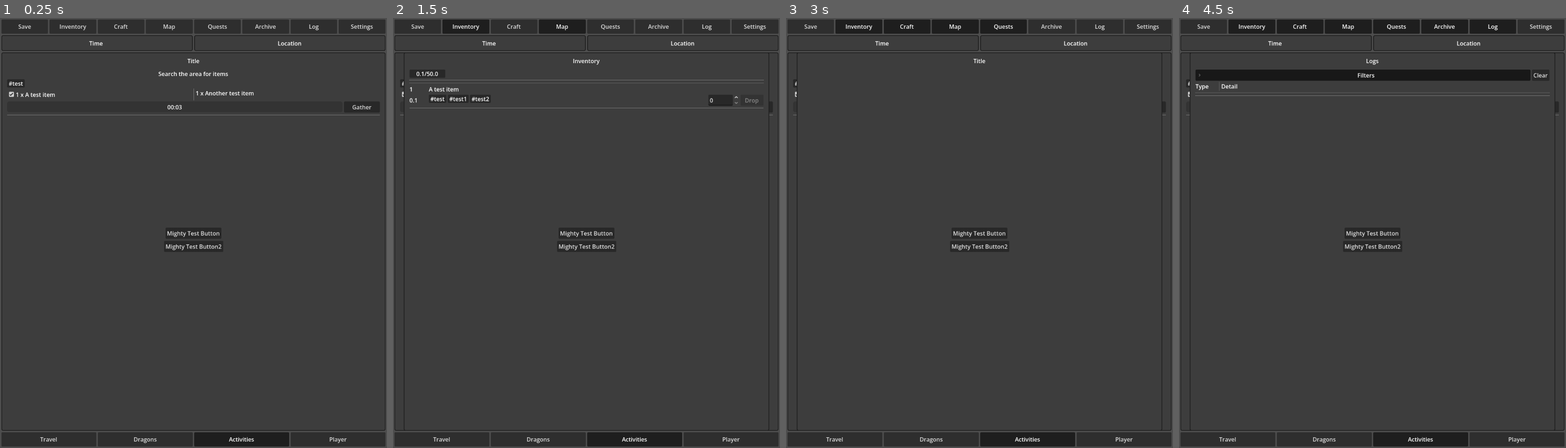
Above: before the commit, frames 1-4 (left to right).
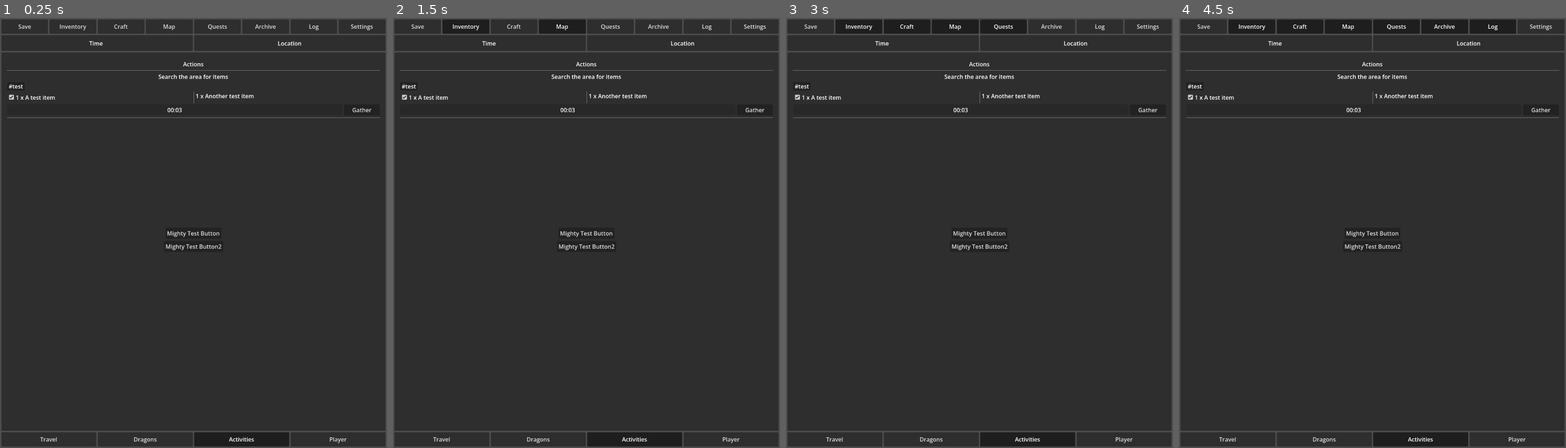
Above: after the commit, the same moments.

Repository: PixelFromTheMixery/codex-eletia
Game: Godot game, scene res://scenes/control_base.tscn
Same seed, same stepped clock (60 frames per second), same inputs: the game is played once before the commit and once after it.
Inputs:
- Up to frame 1 (0.25 s): no input
- Up to frame 2 (1.5 s): click "Map" at 0.5 s; click "Inventory" at 1.25 s
- Up to frame 3 (3 s): click "Craft" at 2 s; click "Quests" at 2.75 s
- Up to frame 4 (4.5 s): click "Archive" at 3.5 s; click "Log" at 4.25 s

The runs differ from the first frame. In frame 1, 1.0% of the frame differs, in the area x 1-99%, y 9-24%; in frame 2, 1.4%; in frame 3, 0.8%; in frame 4, 1.2%.
Error after the commit: Parse Error: Preload file "res://assets/button_group_main.tres" does not exist. (res://scripts/UI/view_manager.gd:8)

Commit message:
JSON validation, and tile class progress

Diff:
--- a/data/actions.json
+++ b/data/actions.json
@@ -18,7 +18,7 @@
 			}
 		],
 		"tags": [
-			"test_action"
+			"test action"
 		]
 	}
 }
--- a/data/actions.schema.json
+++ /dev/null
@@ -1,40 +0,0 @@
-{
-	"$schema": "https://json-schema.org/draft/2020-12/schema",
-	"$id": "urn:actions",
-	"title": "Action Entries",
-	"description": "Checked acceptable",
-	"type": "object",
-	"propertyNames": {
-		"pattern": "^[A-Z][a-z0-9]+(?:[A-Z][a-z0-9]+)*$"
-	},
-	"additionalProperties": {
-		"type": "object",
-		"properties": {
-			"action_name": {
-				"type": "string"
-			},
-			"action": {
-				"type": "string"
-			},
-			"time": {
-				"type": "number"
-			},
-			"reqs": {
-				"$ref": "urn:shared#/$defs/exchange"
-			},
-			"rews": {
-				"$ref": "urn:shared#/$defs/exchange"
-			},
-			"tags": {
-				"$ref": "urn:shared#/$defs/tags"
-			}
-		},
-		"required": [
-			"action_name",
-			"action",
-			"reqs",
-			"rews",
-			"tags"
-		]
-	}
-}
--- a/data/items.schema.json
+++ /dev/null
@@ -1,29 +0,0 @@
-{
-	"$schema": "https://json-schema.org/draft/2020-12/schema",
-	"$id": "urn:items",
-	"title": "Item Entries",
-	"description": "Checked acceptable",
-	"type": "object",
-	"propertyNames": {
-		"pattern": "^[A-Z][a-z0-9]+(?:[A-Z][a-z0-9]+)*$"
-	},
-	"additionalProperties": {
-		"type": "object",
-		"properties": {
-			"item_name": {
-				"type": "string"
-			},
-			"unit_weight": {
-				"type": "number"
-			},
-			"tags": {
-				"$ref": "urn:shared#/$defs/tags"
-			}
-		},
-		"required": [
-			"item_name",
-			"unit_weight",
-			"tags"
-		]
-	}
-}
--- a/data/shared.schema.json
+++ /dev/null
@@ -1,45 +0,0 @@
-{
-    "$schema": "https://json-schema.org/draft/2020-12/schema",
-    "$id": "urn:shared",
-    "title": "Shared Schemas",
-    "description": "Reusable subschemas",
-    "type": "object",
-    "$defs": {
-        "tags": {
-            "type": "array",
-            "items": {
-                "type": "string",
-                "pattern": "^[a-z]+$"
-            }
-        },
-        "exchange": {
-            "type": "array",
-            "items": {
-                "type": "object",
-                "properties": {
-                    "type": {
-                        "type": "string",
-                        "enum": [
-                            "item",
-                            "dragon",
-                            "location",
-                            "enemy"
-                        ]
-                    },
-                    "name": {
-                        "type": "string",
-                        "pattern": "^[A-Z][a-z0-9]+(?:[A-Z][a-z0-9]+)*$"
-                    },
-                    "qty": {
-                        "type": "number"
-                    }
-                },
-                "required": [
-                    "type",
-                    "name",
-                    "qty"
-                ]
-            }
-        }
-    }
-}
--- a/data/upgrades.json
+++ b/data/upgrades.json
@@ -1,8 +1,8 @@
 {
-	"time": {
+	"Time": {
 		"time_sense": {
 			"name": "Time sense",
-			"description": "Attune your body clock to perfectly sense the passing of time"
+			"detail": "Attune your body clock to perfectly sense the passing of time"
 		}
 	}
 }
--- a/data/upgrades.schema.json
+++ /dev/null
@@ -1,30 +0,0 @@
-{
-	"$schema": "https://json-schema.org/draft/2020-12/schema",
-	"$id": "urn:upgrades",
-	"title": "Upgrade Entries",
-	"description": "Checked acceptable",
-	"type": "object",
-	"propertyNames": {
-		"pattern": "^[a-z]+$"
-	},
-	"additionalProperties": {
-		"type": "object",
-		"propertyNames": {
-			"pattern": "^[a-z]+(?:_[a-z]+)*$"
-		},
-		"additionalProperties": {
-			"properties": {
-				"name": {
-					"type": "string"
-				},
-				"description": {
-					"type": "string"
-				}
-			},
-			"required": [
-				"name",
-				"description"
-			]
-		}
-	}
-}
--- a/prefabs/panel_base.tscn
+++ b/prefabs/panel_base.tscn
@@ -23,7 +23,16 @@
 size_flags_vertical = 1
 text = "Title"
 horizontal_alignment = 1
-vertical_alignment = 1
+vertical_alignment = 2
+
+[node name="HSeparator" type="HSeparator" parent="." unique_id=1603784546]
+layout_mode = 1
+anchors_preset = -1
+anchor_right = 1.0
+offset_left = 16.0
+offset_top = 48.0
+offset_right = -16.0
+offset_bottom = 52.0
 
 [node name="VBox_Window" type="VBoxContainer" parent="." unique_id=1113384820]
 layout_mode = 1
@@ -31,7 +40,7 @@
 anchor_right = 1.0
 anchor_bottom = 1.0
 offset_left = 16.0
-offset_top = 48.0
+offset_top = 56.0
 offset_right = -16.0
 offset_bottom = -16.0
 grow_horizontal = 2
--- a/resources/button_group_main.tres
+++ /dev/null
@@ -1,4 +0,0 @@
-[gd_resource type="ButtonGroup" format=3 uid="uid://btqd88t48n4c6"]
-
-[resource]
-allow_unpress = true
--- a/resources/dev_theme.tres
+++ /dev/null
@@ -1,16 +0,0 @@
-[gd_resource type="Theme" format=3 uid="uid://cl3r7ns3s7gi7"]
-
-[sub_resource type="StyleBoxFlat" id="StyleBoxFlat_sby6r"]
-bg_color = Color(0.24115604, 0.24115604, 0.24115604, 1)
-border_width_left = 2
-border_width_top = 2
-border_width_right = 2
-border_width_bottom = 2
-border_color = Color(0.11489678, 0.11489683, 0.11489669, 1)
-corner_radius_top_left = 4
-corner_radius_top_right = 4
-corner_radius_bottom_right = 4
-corner_radius_bottom_left = 4
-
-[resource]
-Panel/styles/panel = SubResource("StyleBoxFlat_sby6r")
--- a/scenes/control_base.tscn
+++ b/scenes/control_base.tscn
@@ -1,10 +1,11 @@
 [gd_scene format=3 uid="uid://dale37a6yx0u1"]
 
-[ext_resource type="Theme" uid="uid://cl3r7ns3s7gi7" path="res://resources/dev_theme.tres" id="1_itnev"]
+[ext_resource type="Theme" uid="uid://cl3r7ns3s7gi7" path="res://assets/dev_theme.tres" id="1_itnev"]
 [ext_resource type="Script" uid="uid://bvwyejb1d2lpc" path="res://scripts/UI/view_manager.gd" id="1_sby6r"]
-[ext_resource type="ButtonGroup" uid="uid://btqd88t48n4c6" path="res://resources/button_group_main.tres" id="2_aj7gc"]
+[ext_resource type="ButtonGroup" uid="uid://btqd88t48n4c6" path="res://assets/button_group_main.tres" id="2_aj7gc"]
 [ext_resource type="Script" uid="uid://b0mqeed5f0b7v" path="res://scripts/UI/button_test.gd" id="4_vgkuo"]
 [ext_resource type="PackedScene" uid="uid://dgcm41jeaicml" path="res://scenes/panel_inventory.tscn" id="5_itnev"]
+[ext_resource type="PackedScene" uid="uid://dl3v0yh8apmiq" path="res://scenes/panel_map.tscn" id="5_p75v5"]
 [ext_resource type="PackedScene" uid="uid://b34t11xnq1k45" path="res://scenes/panel_quests.tscn" id="6_itnev"]
 [ext_resource type="PackedScene" uid="uid://ckx3xbvo5pkfn" path="res://scenes/panel_logs.tscn" id="8_itnev"]
 [ext_resource type="PackedScene" uid="uid://dgy1wsfr6ch8i" path="res://scenes/panel_settings.tscn" id="9_goknb"]
@@ -187,33 +188,39 @@
 offset_right = -4.0
 offset_bottom = -48.0
 
-[node name="Panel_Inventory" parent="." unique_id=356670085 instance=ExtResource("5_itnev")]
-visible = false
-layout_mode = 1
-anchors_preset = -1
-offset_top = 96.0
-offset_bottom = -48.0
+[node name="Panel_Map" parent="." unique_id=356670085 instance=ExtResource("5_p75v5")]
+layout_mode = 1
+anchors_preset = -1
+offset_top = 116.0
+offset_bottom = -72.0
+
+[node name="Panel_Inventory" parent="." unique_id=1947286376 instance=ExtResource("5_itnev")]
+visible = false
+layout_mode = 1
+anchors_preset = -1
+offset_top = 116.0
+offset_bottom = -72.0
 
 [node name="Panel_Quests" parent="." unique_id=264430082 instance=ExtResource("6_itnev")]
 visible = false
 layout_mode = 1
 anchors_preset = -1
-offset_top = 96.0
-offset_bottom = -48.0
+offset_top = 116.0
+offset_bottom = -72.0
 
 [node name="Panel_Logs" parent="." unique_id=1051697105 instance=ExtResource("8_itnev")]
 visible = false
 layout_mode = 1
 anchors_preset = -1
-offset_top = 96.0
-offset_bottom = -48.0
+offset_top = 116.0
+offset_bottom = -72.0
 
 [node name="Panel_Settings" parent="." unique_id=1001164940 instance=ExtResource("9_goknb")]
 visible = false
 layout_mode = 1
 anchors_preset = -1
-offset_top = 96.0
-offset_bottom = -48.0
+offset_top = 116.0
+offset_bottom = -72.0
 
 [node name="VBox_Alerts" type="VBoxContainer" parent="." unique_id=942200244]
 layout_mode = 1
@@ -269,6 +276,7 @@
 
 [connection signal="pressed" from="HBox_TopBar/Button_Save" to="." method="_on_button_save_pressed"]
 [connection signal="toggled" from="HBox_TopBar/Button_Inventory" to="." method="_on_button_inventory_toggled"]
+[connection signal="toggled" from="HBox_TopBar/Button_Map" to="." method="_on_button_map_toggled"]
 [connection signal="toggled" from="HBox_TopBar/Button_Quests" to="." method="_on_button_quests_toggled"]
 [connection signal="toggled" from="HBox_TopBar/Button_Log" to="." method="_on_button_log_toggled"]
 [connection signal="toggled" from="HBox_TopBar/Button_Settings" to="." method="_on_button_settings_toggled"]
--- a/scenes/panel_actions.tscn
+++ b/scenes/panel_actions.tscn
@@ -5,3 +5,6 @@
 
 [node name="Panel_Actions" unique_id=356670085 instance=ExtResource("1_dew1b")]
 script = ExtResource("2_vug5a")
+
+[node name="Label_Title" parent="." index="0" unique_id=1092411833]
+text = "Actions"
--- a/scripts/UI/view_manager.gd
+++ b/scripts/UI/view_manager.gd
@@ -1,10 +1,11 @@
 extends Control
 
-@onready var panel_inventory = $Panel_Inventory
-@onready var panel_quests = $Panel_Quests
-@onready var panel_logs = $Panel_Logs
-@onready var panel_settings = $Panel_Settings
-var main_menu = preload("res://resources/button_group_main.tres")
+@onready var panel_inventory: Panel = $Panel_Inventory
+@onready var panel_map: Panel = $Panel_Map
+@onready var panel_quests: Panel = $Panel_Quests
+@onready var panel_logs: Panel = $Panel_Logs
+@onready var panel_settings: Panel = $Panel_Settings
+var main_menu = preload("res://assets/button_group_main.tres")
 
 func _ready() -> void:
 	pass # Replace with function body.
@@ -21,6 +22,10 @@
 	panel_inventory.visible = toggled_on
 
 
+func _on_button_map_toggled(toggled_on: bool) -> void:
+	panel_map.visible = toggled_on
+
+
 func _on_button_quests_toggled(toggled_on: bool) -> void:
 	panel_quests.visible = toggled_on
 
--- a/scripts/autoload/player_manager.gd
+++ b/scripts/autoload/player_manager.gd
@@ -4,10 +4,14 @@
 	"TestItem": {"qty": 1}
 }
 
-@export var stats: Dictionary= {
+@export var stats: Dictionary = {
 	"max_weight": 50,
 	"current_weight": 0
 }
 
-@export var upgrades = {
+@export var reputation: Dictionary = {
+	"world": 0
 }
+
+@export var upgrades: Dictionary = {
+}
--- a/scripts/classes/item_class.gd
+++ b/scripts/classes/item_class.gd
@@ -3,7 +3,7 @@
 class_name ItemData
 
 @export var item_id: String
-@export var item_name: String
+@export var item_loc_name: String
 @export var unit_weight: float
 @export var tags: Array[String]
 
--- a/scripts/classes/player_class.gd
+++ b/scripts/classes/player_class.gd
@@ -2,6 +2,7 @@
 
 class_name PlayerData
 
-@export var inventory: Dictionary
-@export var stats: Dictionary
-@export var upgrades: Dictionary
+var inventory: Dictionary
+var stats: Dictionary
+var reputation: Dictionary
+var upgrades: Dictionary
